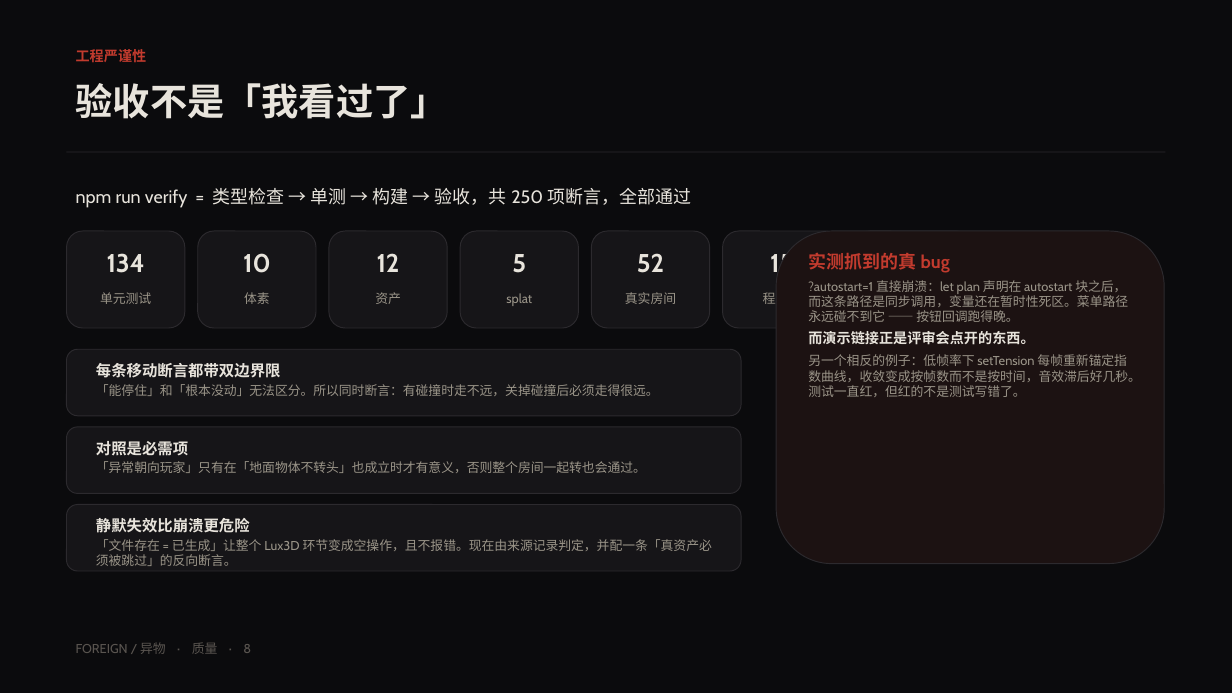
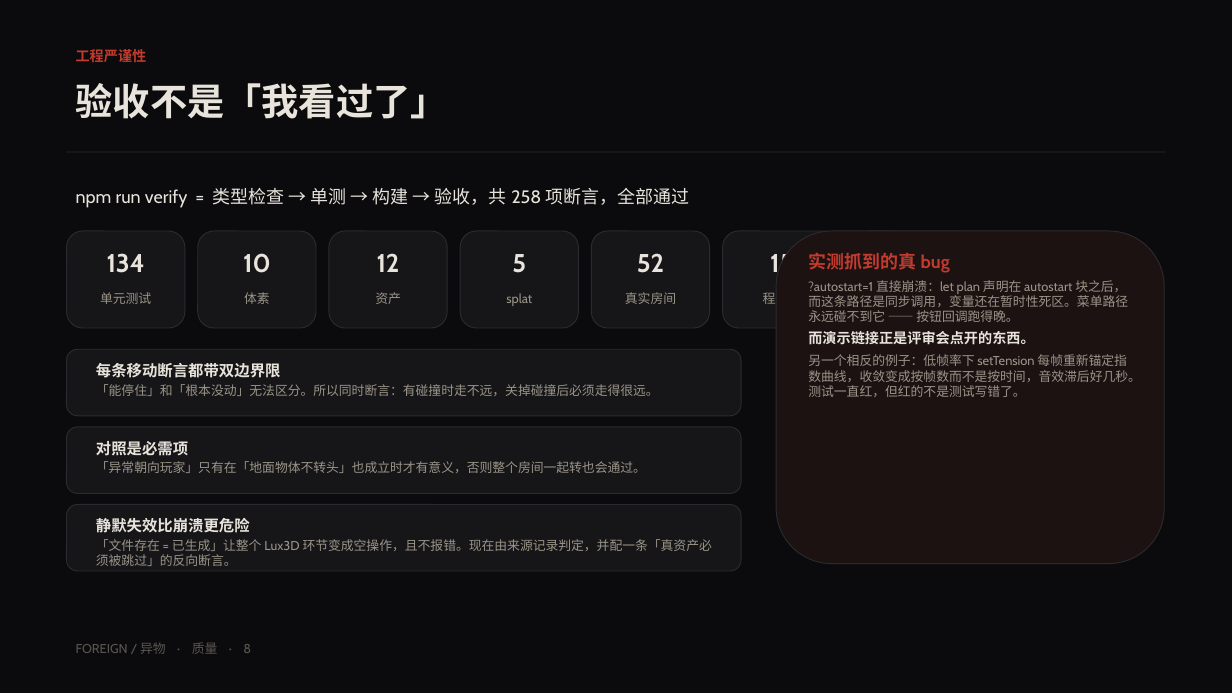
Before and after one commit to cyn-nya/foreign, a slide deck: slide 8 of artifacts/report/FOREIGN-report.pptx. Drawn at 1232x693 pixels with LibreOffice and Linux fonts; fonts in the diff are those of the drawing. Boxes give left, top, right and bottom in pixels: in the first picture for what was removed or moved away, otherwise in the second. Text is boxed around its words. In the diff, an @@ line names an element or a change of style, - is before the commit and + after.

```diff
--- a/artifacts/report/FOREIGN-report.pptx
+++ b/artifacts/report/FOREIGN-report.pptx
@@ text at (x1=76, y1=188, x2=690, y2=208): text changed @@
-npm run verify = 类型检查 → 单测 → 构建 → 验收，共 250 项断言，全部通过
+npm run verify = 类型检查 → 单测 → 构建 → 验收，共 258 项断言，全部通过
```
Also in this commit, not shown: 1 other slide changed, 23 other files.
